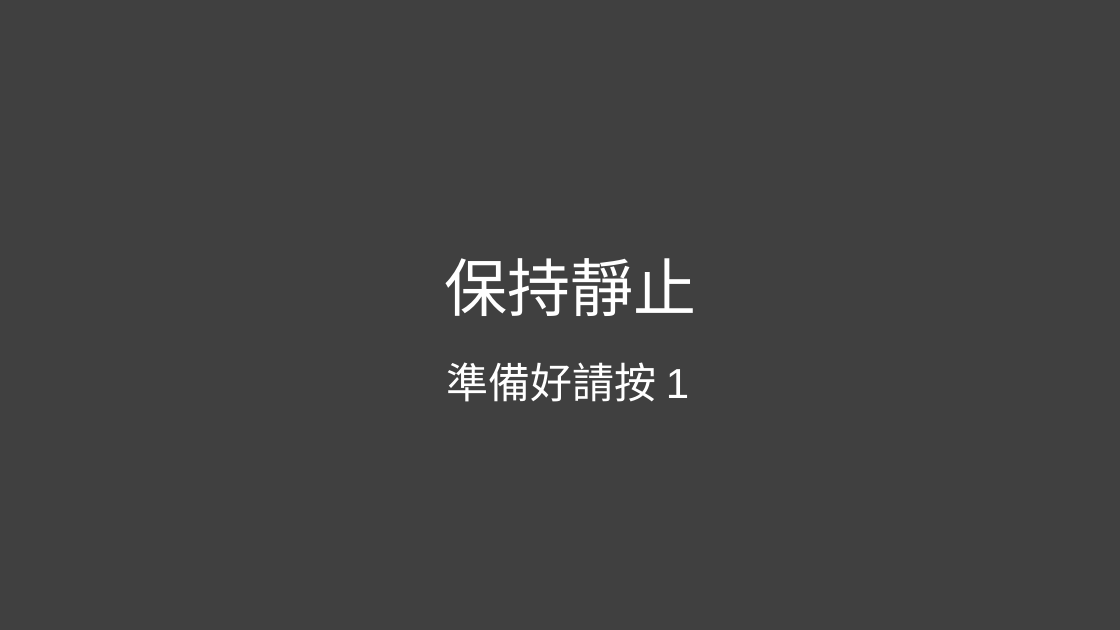
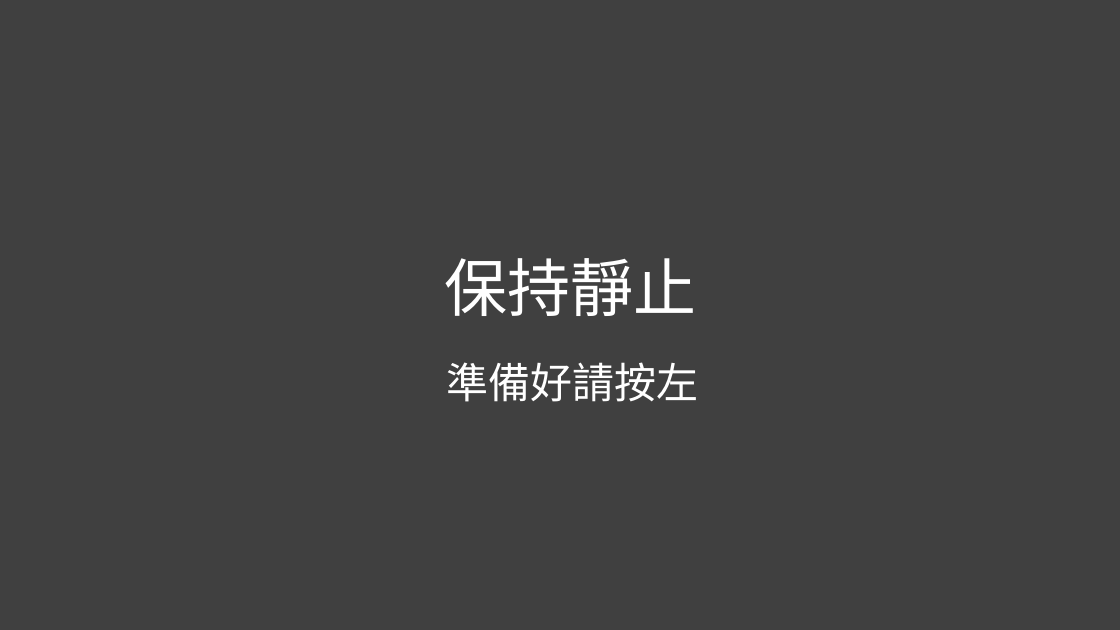
Before and after one commit to jocelynto/collab, a slide deck: slide 19 of collab_mri_tasks/complex_choice/decision_task_instruction.pptx. Drawn at 1120x630 pixels with LibreOffice and Linux fonts; fonts in the diff are those of the drawing. Boxes give left, top, right and bottom in pixels: in the first picture for what was removed or moved away, otherwise in the second. Text is boxed around its words. In the diff, an @@ line names an element or a change of style, - is before the commit and + after.

```diff
--- a/collab_mri_tasks/complex_choice/decision_task_instruction.pptx
+++ b/collab_mri_tasks/complex_choice/decision_task_instruction.pptx
@@ text at box(446, 362, 698, 402): text changed @@
-準備好請按 1
+準備好請按左
```
Also in this commit, not shown: 3 other files.
